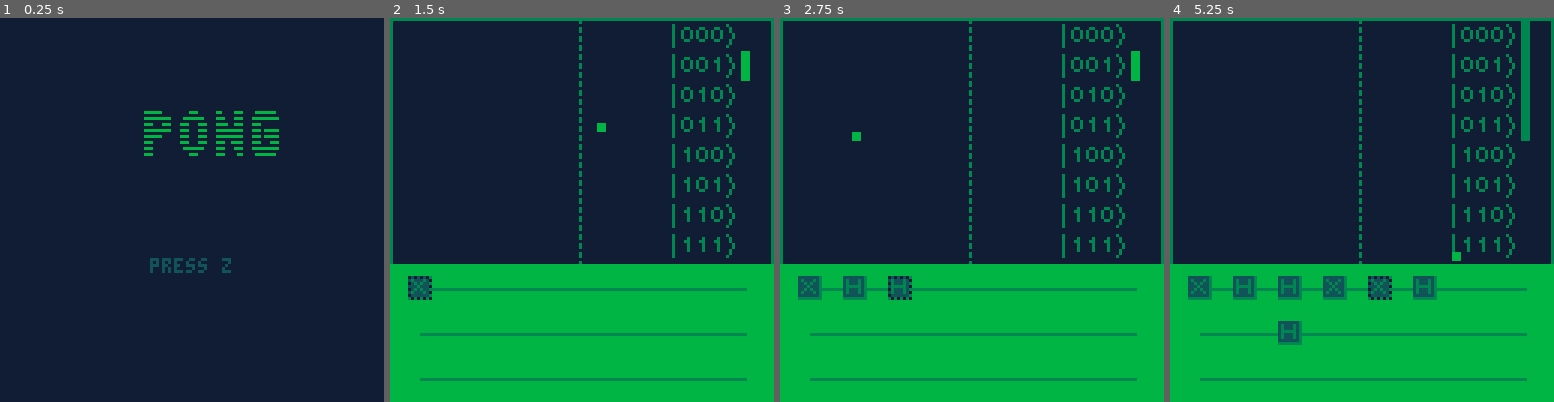
Above: before the commit, frames 1-4 (left to right).
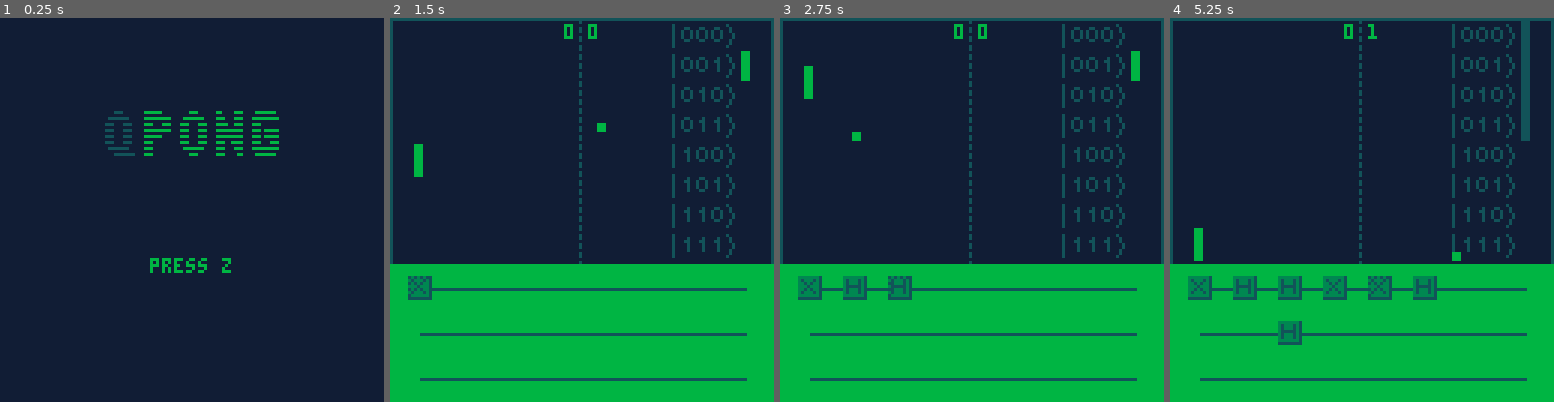
Above: after the commit, the same moments.

Repository: QPong/QPong-PICO-8
Game: PICO-8 cartridge qpong.p8
Two runs of this game, one before a commit and one after it. Both use one fixed random seed, a clock stepped at 60 frames per second and the inputs below.
Inputs:
- Up to frame 1 (0.25 s): no input
- Up to frame 2 (1.5 s): tap X (X key) at 0.33, 1.07 s; tap O (Z key) at 0.7 s
- Up to frame 3 (2.75 s): hold Right 1.6-2.1 s; tap O (Z key) at 1.7, 2.1, 2.5 s; tap X (X key) at 1.85 s; hold Up 2.15-2.42 s; hold Right from 2.47 s (still down)
- Up to frame 4 (5.25 s): tap O (Z key) every 0.4 s from 2.9 to 4.9 s; tap X (X key) at 2.97, 4.08, 5.2 s; release Right at 3.03 s; hold Left 3.08-3.58 s; hold Down 3.63-3.97 s; hold Right 4.02-4.68 s; hold Up 4.73-5.03 s; hold Left from 5.08 s (still down)

The runs differ from the first frame. In frame 1, 0.6% of the frame differs, in the area x 27-61%, y 24-67%; in frame 2, 6.8%; in frame 3, 7.4%; in frame 4, 9.5%, in the area x 0-100%, y 0-95%.

Commit message:
swap to gameboy color pallette

Diff:
--- a/qpong.p8
+++ b/qpong.p8
@@ -305,12 +305,28 @@
 function gbvram()
   -- remap gameboy color pallette
 
-  for i=0,15,4 do
-    poke(0x5f10+i, 0xf1)
-    poke(0x5f11+i, 0x23)
-    poke(0x5f12+i, 0x93)
-    poke(0x5f13+i, 0xfb)
-  end
+  green_0 = 0xf1 -- darkest green
+  green_1 = 0x93 -- dark green
+  green_2 = 0x23 -- light green
+  green_3 = 0xfb -- lightest green
+
+  poke(0x5f10+0, green_0)
+  poke(0x5f10+1, green_1)
+  poke(0x5f10+2, green_2)
+  poke(0x5f10+3, green_2)
+  poke(0x5f10+4, green_0)
+  poke(0x5f10+5, green_1)
+  poke(0x5f10+6, green_2)
+  poke(0x5f10+7, green_3)
+  poke(0x5f10+8, green_1)
+  poke(0x5f10+9, green_1)
+  poke(0x5f10+10, green_3)
+  poke(0x5f10+11, green_1)
+  poke(0x5f10+12, green_1)
+  poke(0x5f10+13, green_1)
+  poke(0x5f10+14, green_2)
+  poke(0x5f10+15, green_3)
+
 end
 
 function new_game()
@@ -324,7 +340,7 @@
     player={
         x = 117,
         y = 63,
-        color = 12,
+        color = 7,
         width = 2,
         height = 10,
         speed = 1
@@ -332,7 +348,7 @@
     com={
         x = 8,
         y = 63,
-        color = 8,
+        color = 7,
         width = 2,
         height = 10,
         speed = 0
@@ -443,6 +459,13 @@
 function _draw()
     cls()
     gbvram() -- gameboy color pallette
+
+    -- test color pallette swapping
+    --[[
+    for i=0,15 do
+      print(i, 0, 5*i, i)
+    end
+    ]]
     if not started then
         if blink_timer < 40 then
             print("press z", 50, 80, 10)
@@ -741,10 +764,11 @@
         end
 
       --score
+      win_score = 7
         if ball.x > court.right then
             com_points += 1
             scored = "com"
-            if com_points < 7 then
+            if com_points < win_score then
                 new_round()
             else
                 ended = true
@@ -753,7 +777,7 @@
         if ball.x < court.left then
             player_points += 1
             scored = "player"
-            if player_points < 7 then
+            if player_points < win_score then
                 new_round()
             else
                 ended = true
@@ -915,149 +939,149 @@
 000000000000000000000000000000000000000000000000000000000000000000000000000000000000000000000000dd00000dd00088000333333300000000
 000000000000000000000000000000000000000000000000000000000000000000000000000000000000000000000000dd00000dd00088000033333000000000
 00000000000b00000000000000000000000000000000000000000000000770777707700000000000000000000000000000000000000000000000000000000000
-0000000b00000b0b0000000000000000000000000000000000000000007777000077770009999990000000000000000000000000000000000000000000000000
-00000000000b000b0000000000000000000007070000000000000000077777777777777009000090000000000000000000000000000000000000000000000000
-00000000b0b00b000000000000000077700007770111111111100000770990000000007709000090000000000000000000000000000000000000000000000000
-000000000b0b00b00000000000010000777770700177777777100000707997777777770709000090000000000000900000000000000000000000000000000000
-00070070000000000000000000001000007777000177777777100000077779777777777009009090909099909990990909099999000000000000000000000000
-000777700b00bb0b0000000000000100007007000179777797100000707777977777770709000990909090909090900909090909000000000000000000000000
-00077770000000000000000000000100070070000179799797100000770000090000007709999999999999999099999999990909000000000000000000000000
+0000000b00000b0b000000000000000000000000000000000000000000777700007777000aaaaaa0000000000000000000000000000000000000000000000000
+00000000000b000b000000000000000000000707000000000000000007777777777777700a0000a0000000000000000000000000000000000000000000000000
+00000000b0b00b00000000000000007770000777011111111110000077099000000000770a0000a0000000000000000000000000000000000000000000000000
+000000000b0b00b0000000000001000077777070017777777710000070799777777777070a0000a0000000000000a00000000000000000000000000000000000
+0007007000000000000000000000100000777700017777777710000007777977777777700a00a0a0a0a0aaa0aaa0aa0a0a0aaaaa000000000000000000000000
+000777700b00bb0b000000000000010000700700017977779710000070777797777777070a000aa0a0a0a0a0a0a0a00a0a0a0a0a000000000000000000000000
+0007777000000000000000000000010007007000017979979710000077000009000000770aaaaaaaaaaaaaaaa0aaaaaaaaaa0a0a000000000000000000000000
 00077770333333330000000000900001000000000179999997100000777777779777777700000000000000000000000000000000000000000000000000000000
-00077770333333330000000000900010001011000111111111100000770000000900007700990000000000000000000000000000000000000000000000000000
-00077770333383330000000000900000010000000111111111100000707777777797770709009000900000000000000000000000000000000000000000000000
-000777703338a8330000000000999999000000000dddddddddd00000077777777779977009009000900000000000000000000000000000000000000000000000
-770777703388a8830000000000999999000000000d06060606d00000707777777779970709009000900000000000009000000000000000000000000000000000
-07077770388888880000000000999999000000000d60606060d0d600070000000000007009999099909090999099909909990999099900000000000000000000
-077777708888a8880000000000999999000000000d06060606d06600007777777777770009009090909090909090909009090909090900000000000000000000
-00077770333333330000000000999999000000000dddd77dddd06600000777000077700009009099900900999990999999999909999900000000000000000000
-00000000000000000000000000000000000000000000000000000000000000000000000000000000000000000000000000000009090000000000000000000000
-00000000000000000000000000000000000000000000000000000000000000000000000000000000000000000000000000000999099900000000000000000000
-…(129 lines of a section not shown)…
+00077770333333330000000000900010001011000111111111100000770000000900007700aa0000000000000000000000000000000000000000000000000000
+0007777033338333000000000090000001000000011111111110000070777777779777070a00a000a00000000000000000000000000000000000000000000000
+000777703338a8330000000000999999000000000dddddddddd0000007777777777997700a00a000a00000000000000000000000000000000000000000000000
+770777703388a8830000000000999999000000000d06060606d0000070777777777997070a00a000a0000000000000a000000000000000000000000000000000
+07077770388888880000000000999999000000000d60606060d0d60007000000000000700aaaa0aaa0a0a0aaa0aaa0aa0aaa0aaa0aaa00000000000000000000
+077777708888a8880000000000999999000000000d06060606d0660000777777777777000a00a0a0a0a0a0a0a0a0a0a00a0a0a0a0a0a00000000000000000000
+00077770333333330000000000999999000000000dddd77dddd0660000077700007770000a00a0aaa00a00aaaaa0aaaaaaaaaa0aaaaa00000000000000000000
+0000000000000000000000000000000000000000000000000000000000000000000000000000000000000000000000000000000a0a0000000000000000000000
+00000000000000000000000000000000000000000000000000000000000000000000000000000000000000000000000000000aaa0aaa00000000000000000000
+…(129 lines of a section not shown)…
